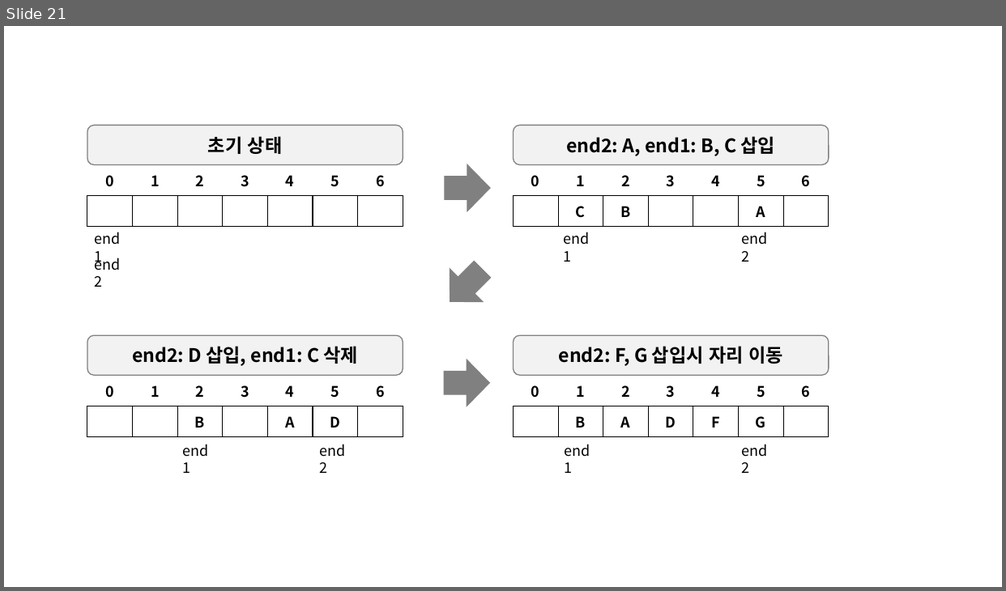
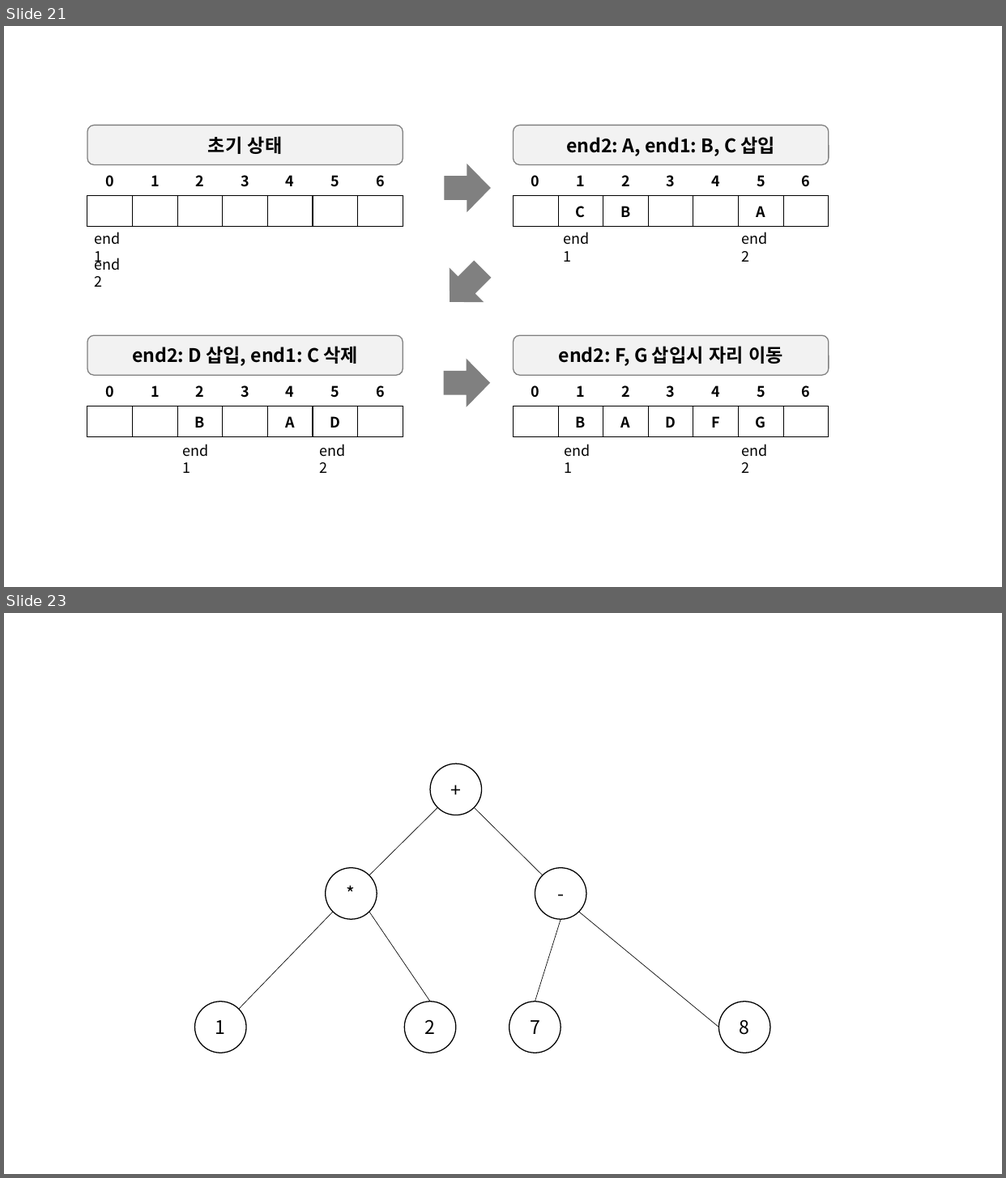
Before and after one commit to jjeong723/Study_note, a slide deck: 1st_study.pptx. Shown one above the other, each under a label of ours: slide 21 before the commit, slides 21 and 23 after it; the slides between them are not shown. The pictures are 1006x591 and 1006x1178 pixels, drawn with LibreOffice and Linux fonts; fonts in the diff are those of the drawing. Boxes give left, top, right and bottom in pixels: in the first picture for what was removed or moved away, otherwise in the second. Text is boxed around its words. In the diff, an @@ line names an element or a change of style, - is before the commit and + after.

```diff
--- a/1st_study.pptx
+++ b/1st_study.pptx
@@ slide 23 added at (4, 613, 1002, 1174), background #FFFFFF @@
@@ ellipse added at (430, 764, 482, 815), fill #FFFFFF, outline #000000 1 pt, 18 pt, text #000000 @@
++
@@ line added from (437, 807) to (369, 875), #000000 0.5 pt @@
@@ line added from (474, 807) to (543, 875), #000000 0.5 pt @@
@@ ellipse added at (325, 868, 377, 920), fill #FFFFFF, outline #000000 1 pt, 18 pt, text #000000 @@
+*
@@ ellipse added at (535, 868, 586, 920), fill #FFFFFF, outline #000000 1 pt, 18 pt, text #000000 @@
+-
@@ line added from (333, 912) to (239, 1009), #000000 0.5 pt @@
@@ line added from (369, 912) to (430, 1002), #000000 0.5 pt @@
@@ line added from (561, 919) to (535, 1002), #000000 0.5 pt @@
@@ line added from (579, 912) to (719, 1028), #000000 0.5 pt @@
@@ ellipse added at (195, 1002, 246, 1053), fill #FFFFFF, outline #000000 1 pt, 18 pt, text #000000 @@
+1
@@ ellipse added at (404, 1002, 456, 1053), fill #FFFFFF, outline #000000 1 pt, 18 pt, text #000000 @@
+2
@@ ellipse added at (509, 1002, 561, 1053), fill #FFFFFF, outline #000000 1 pt, 18 pt, text #000000 @@
+7
@@ ellipse added at (719, 1002, 770, 1053), fill #FFFFFF, outline #000000 1 pt, 18 pt, text #000000 @@
+8
```
Also in this commit, not shown: 3 other slides added, 8 other files.
